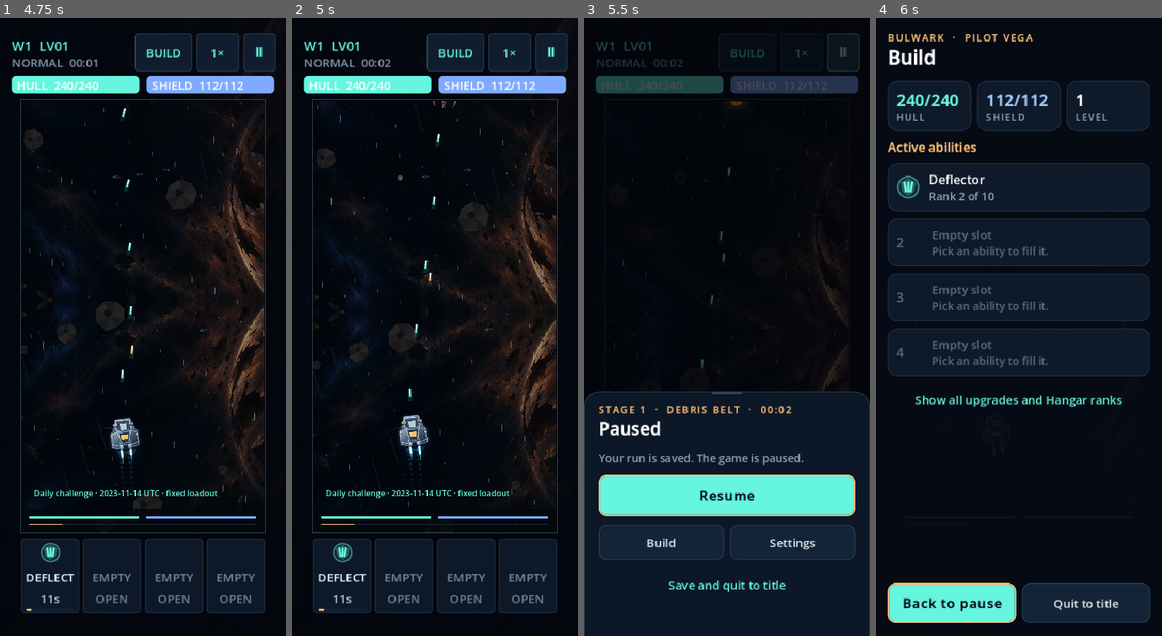
Above: before the commit, frames 1-4 (left to right).
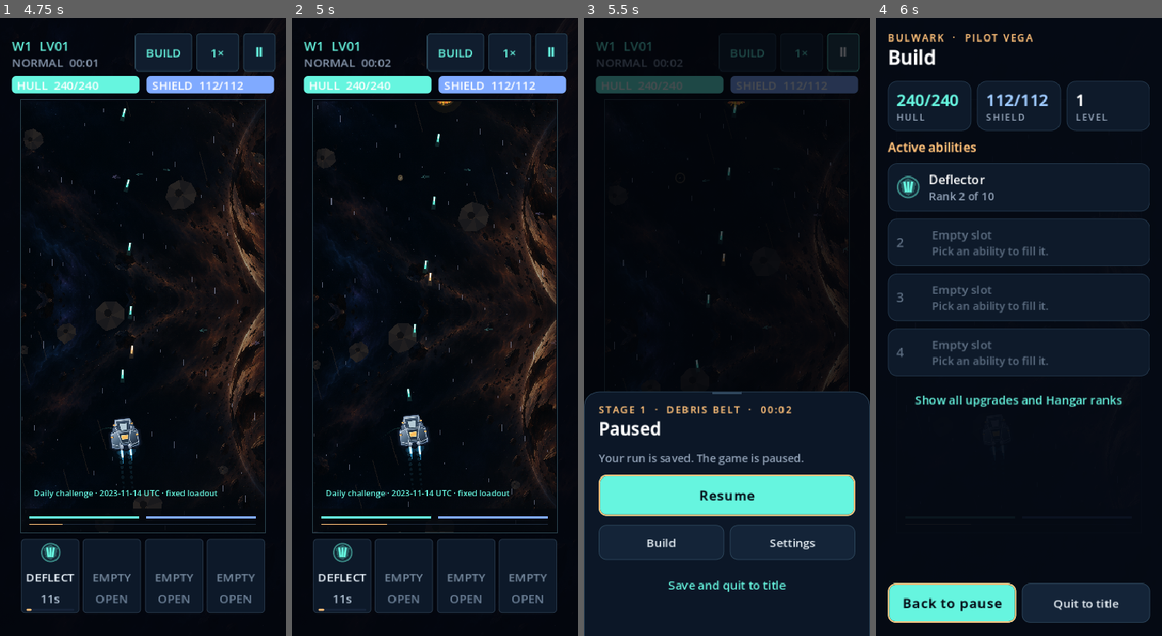
Above: after the commit, the same moments.

Repository: killjoy00/StarRun
Game: Godot game, scene res://scenes/main.tscn
The game is run twice, just before and just after one commit, with the same random seed, the same clock (stepped at 60 frames per second) and the same inputs.
Inputs:
- Up to frame 1 (4.75 s): click "Play daily" at 0.5 s; click "DEFLECT" at 1.25 s; click "Ⅱ" at 2 s; click "BUILD" at 2.75 s; click "1×" at 3.5 s; click "Resume" at 4.25 s
- Up to frame 2 (5 s): no input
- Up to frame 3 (5.5 s): click "Ⅱ" at 5 s
- Up to frame 4 (6 s): click "Build" at 5.75 s

Frame 1 is identical in both runs. In frame 2, 0.1% of the frame differs, in the area x 21-58%, y 13-82%; in frame 3, less than 0.1%; in frame 4, less than 0.1%.

Commit message:
Bulwark +20% damage; Lancer lance hits twice as hard
- Bulwark: +20% weapon and ability-driven gun damage (+44% to bosses with
  its existing boss bonus). It won 1 of 8 mid-Hangar campaigns; damage
  reduction alone did not change that. No-Hangar Normal World 1: 12 of 12.
  Hard: 1 of 12 on default seeds; 0 on both Hard/Insane gate configs
  (6 pilots x 2 strategies x 3 seeds, and 4 seeds from offset 30).
- Lancer: lance damage x2.0 (was x1.6). No-Hangar Normal World 1: 7 of 12
  (was 4). Hard and Insane stay at 0.

Co-Authored-By: Claude Opus 5.5 <noreply@anthropic.com>
Claude-Session: https://claude.ai/code/session_01XLfQdCjuL4hZ3Cd4ynAdWc

Diff:
--- a/scripts/catalog.gd
+++ b/scripts/catalog.gd
@@ -36,11 +36,11 @@
 const SHIPS := [
 	{"id":"vanguard", "signature":"aegis", "name":"Vanguard", "cost":0, "description":"Balanced. Starts with Pulse and Seeker. Gets stronger after each world: more damage and less status damage.", "hull":108, "shield":52, "pulse":1, "seeker":1, "arc":0, "mend":0, "movement":1.0, "fire_rate":1.0},
 	{"id":"kestrel", "signature":"overdrive", "name":"Kestrel · Interceptor", "cost":45, "description":"Fast. Fires 25% faster and starts with 2 Pulse ranks. Low hull and shield.", "hull":85, "shield":40, "pulse":2, "seeker":0, "arc":0, "mend":0, "movement":1.30, "fire_rate":1.25},
-	{"id":"bulwark", "signature":"deflector", "name":"Bulwark · …(88 unchanged characters)… ss beam and missile damage, +20% damage to bosses. Slow. Pulse only.", "hull":160, "shiel …(83 unchanged characters)…
+	{"id":"bulwark", "signature":"deflector", "name":"Bulwark · …(88 unchanged characters)… ss beam and missile damage, +20% damage (+44% to bosses). Slow. Pulse only.", "hull":160, "shiel …(83 unchanged characters)…
 	{"id":"wraith", "signature":"barrage", "name":"Wraith · Missile boat", "cost":65, "description":"Missiles. No Pulse. Starts with 2 Seeker ranks that hit 35% harder and reload faster.", "hull":85, "shield":40, "pulse":0, "seeker":2, "arc":0, "mend":0, "movement":1.12, "fire_rate":1.0},
 	{"id":"arcwing", "signature":"nova", "name":"Arcwing · Chain fighter", "cost":75, "description":"Lightning. Starts with Arc instead of Seeker. Arc is 30% stronger.", "hull":80, "shield":45, "pulse":1, "seeker":0, "arc":1, "mend":0, "movement":1.18, "fire_rate":1.05},
 	{"id":"haven", "signature":"mend", "name":"Haven · Support carrier", "cost":90, "description":"Drone carrier. Drones a …(251 unchanged characters)…
-	{"id":"lancer", "signature":"prism", "name":"Lancer · Beam  …(103 unchanged characters)… The lance fires twice as often and hits 60% harder. Starts with Prism reversal.", "hull":1 …(103 unchanged characters)…
+	{"id":"lancer", "signature":"prism", "name":"Lancer · Beam  …(103 unchanged characters)… The lance fires twice as often and hits twice as hard. Starts with Prism reversal.", "hull":1 …(103 unchanged characters)…
 ]
 
 const GROUPS := ["Hull", "Weapons", "Abilities", "Tactics", "Salvage"]
--- a/scripts/simulation.gd
+++ b/scripts/simulation.gd
@@ -22,10 +22,11 @@
 ## about 1.5x as many level-ups.
 const RANKS_PER_PICK := 3
 ## Lancer: its lance is its only starting gun, so it fires about twice as
-## often and hits harder. At +15% / +35% it cleared no-Hangar World 1 in 0 of
+## often and hits twice as hard. At +15% / +35% it cleared no-Hangar World 1 in 0 of
 ## 12 runs (Vanguard 7 of 12): one beam every 2 s left the screen unanswered.
 const LANCER_LANCE_INTERVAL := 0.45
-const LANCER_LANCE_DAMAGE := 1.60
+const LANCER_LANCE_DAMAGE := 2.00
+const BULWARK_DAMAGE := 1.20
 # A pack's members share 108% of one ship's health, offsetting the shots
 # lost to overkill on small targets. Base size per light kind.
 const PACK_HP_TOTAL := 1.08
@@ -2937,6 +2938,10 @@
 		power *= 1.50
 	if daredevil_active():
 		power *= 1.25
+	# Bulwark: 20% more damage. Its damage reduction kept it alive in World 1
+	# but it still lost later worlds on kill speed (1 of 8 mid-Hangar wins).
+	if ship_id == "bulwark":
+		power *= BULWARK_DAMAGE
 	power *= vanguard_veteran_bonus()
 	if merchant_pact_power > 0.0:
 		power *= 1.0 + merchant_pact_power
